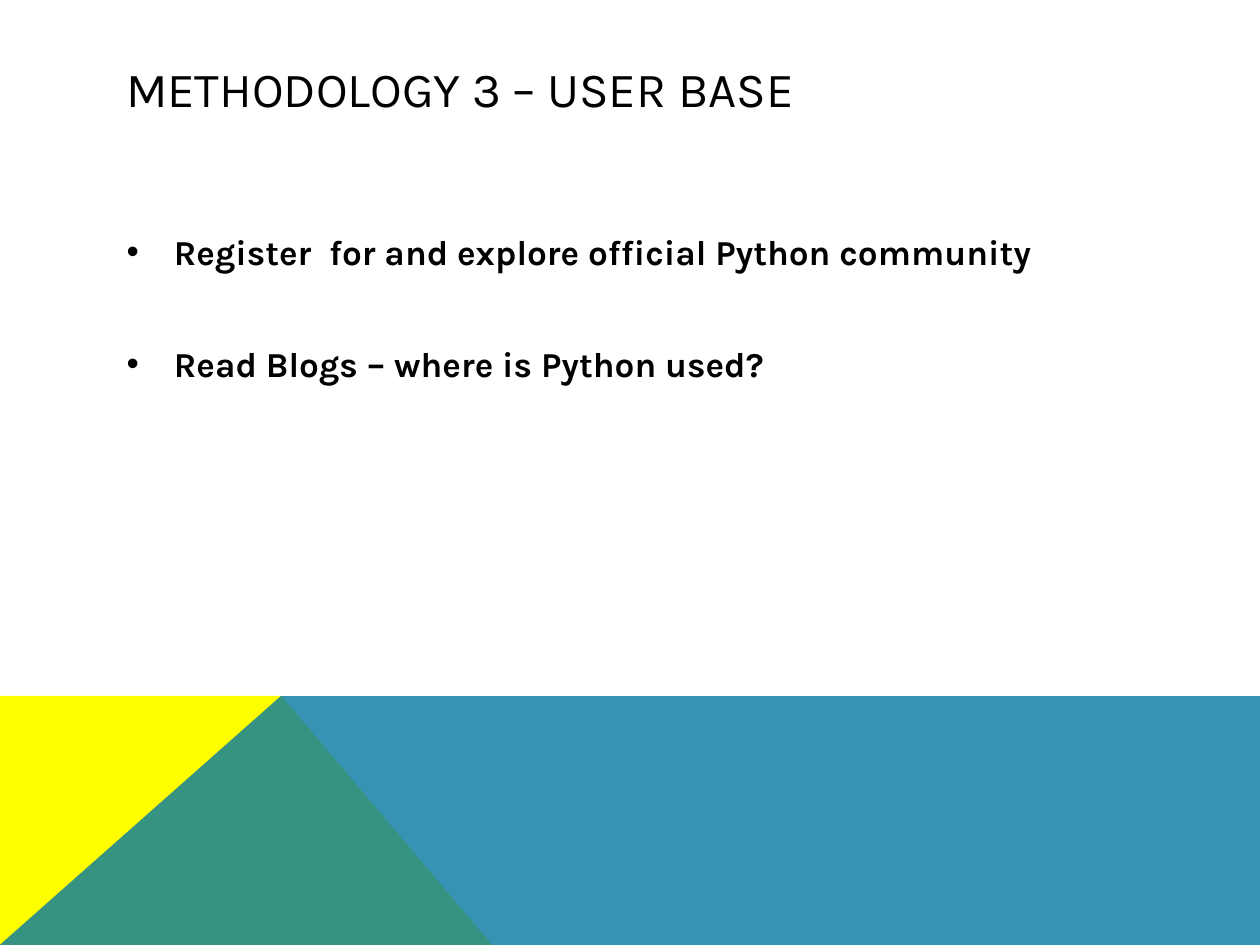
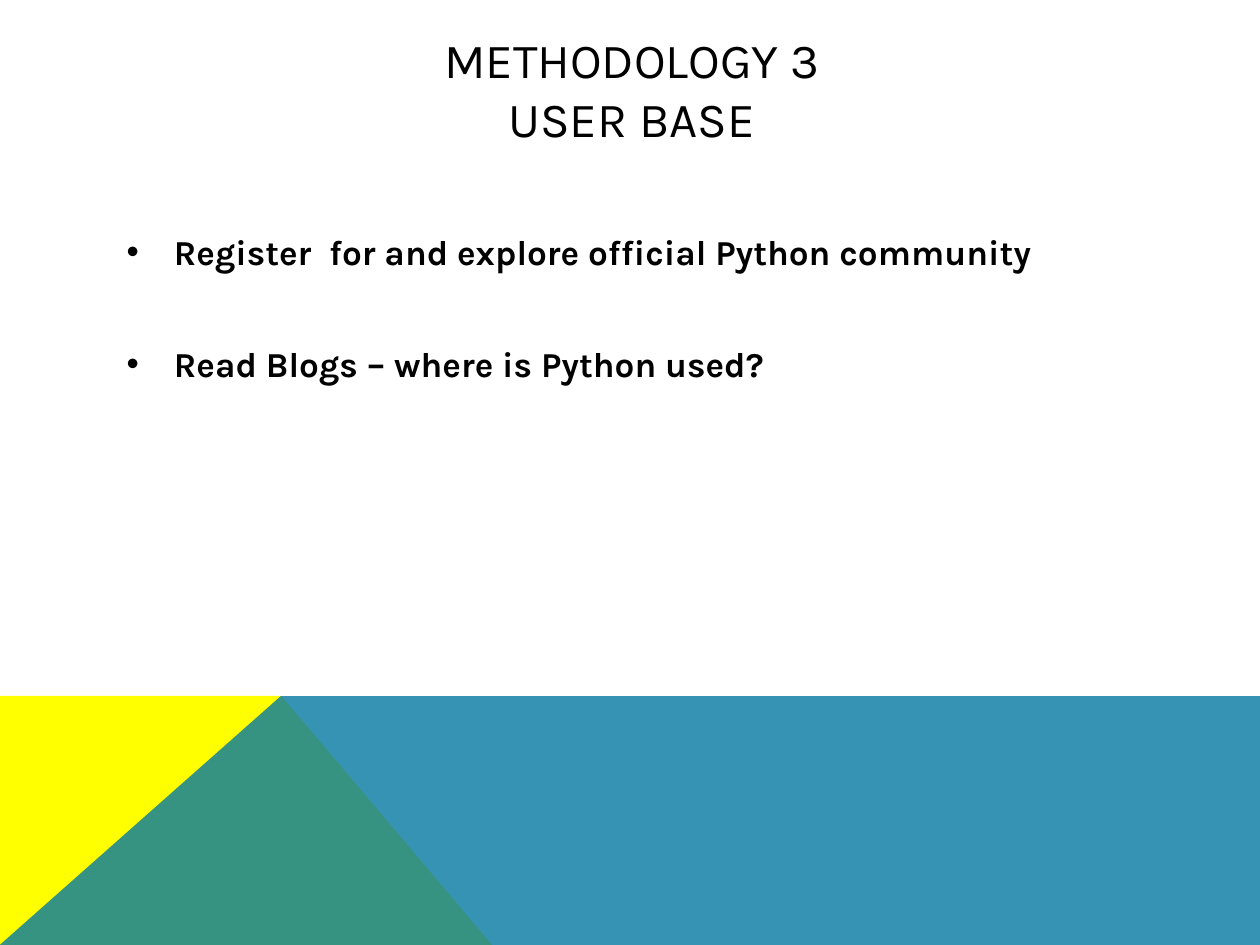
Before and after one commit to eburdon/Seng371-SoftwareEvolutionClassProject, a slide deck: slide 6 of Presentation_PythonEvolution.pptx. Drawn at 1260x945 pixels with LibreOffice and Linux fonts; fonts in the diff are those of the drawing. Boxes give left, top, right and bottom in pixels: in the first picture for what was removed or moved away, otherwise in the second. Text is boxed around its words. In the diff, an @@ line names an element or a change of style, - is before the commit and + after.

```diff
--- a/Presentation_PythonEvolution.pptx
+++ b/Presentation_PythonEvolution.pptx
@@ title at [444,46,819,138]: text changed @@
-METHODOLOGY 3 – USER BASE
+METHODOLOGY 3
+USER BASE
```
Also in this commit, not shown: 8 other slides changed, 1 slide removed.
